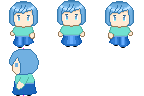
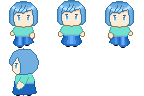
Layered file, before and after one edit (144x96). Changes by layer:
painted on "Drawing" (1st of 4, in "Left_1") over [left=15, top=63, right=24, bottom=84]
